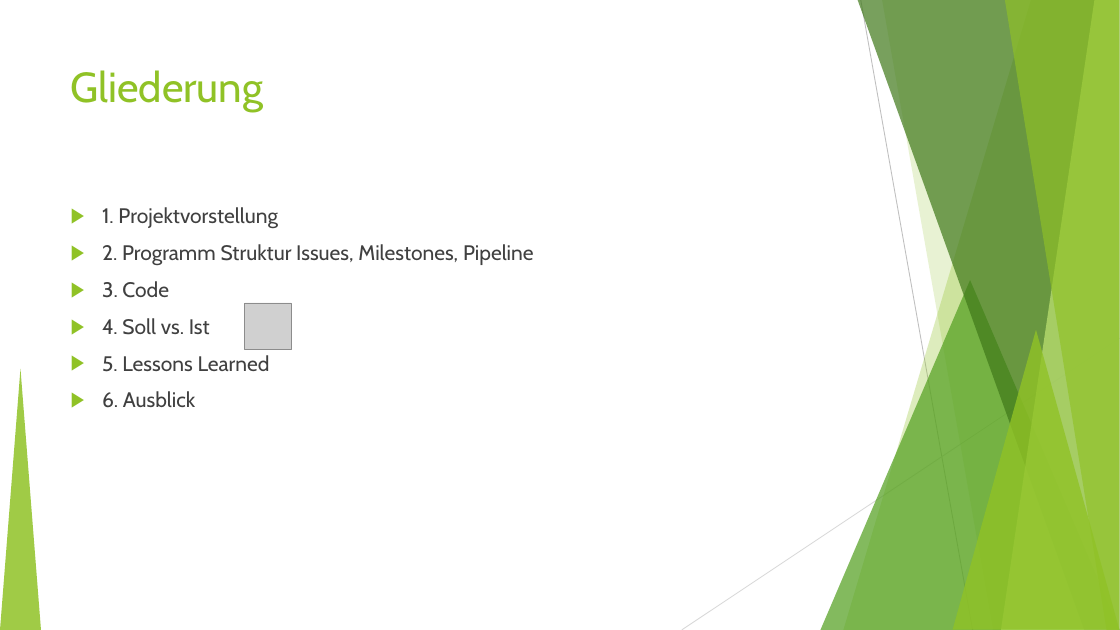
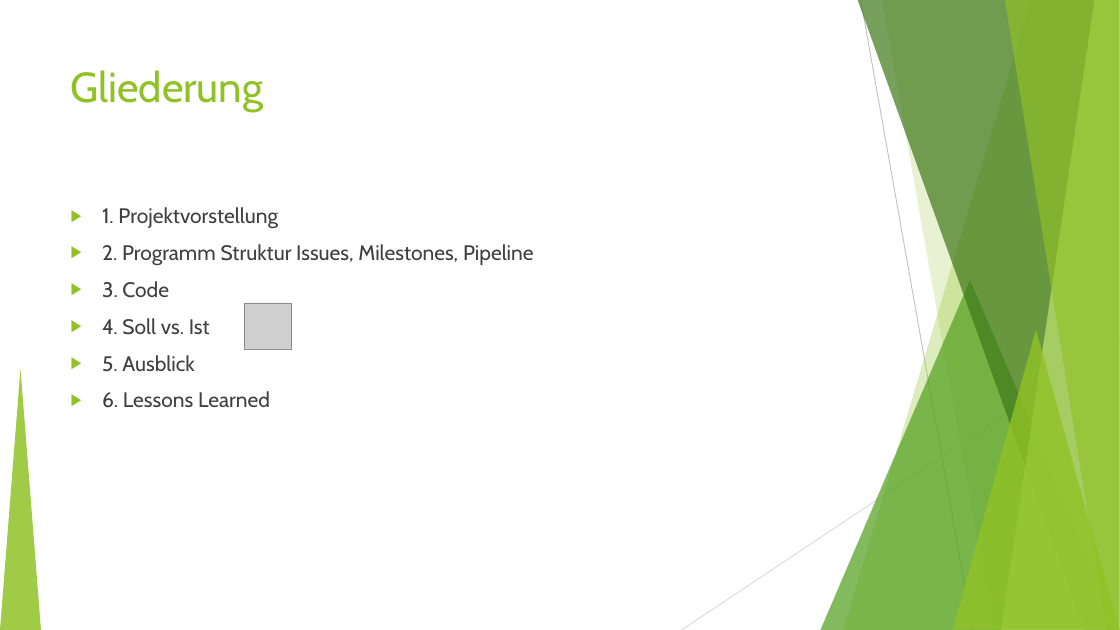
Before and after one commit to fh-erfurt/TravelBuddy-REST, a slide deck: slide 2 of doc/Präsentation/TravelBuddy_1.ppt. Drawn at 1120x630 pixels with LibreOffice and Linux fonts; fonts in the diff are those of the drawing; grey boxes stand for pictures. Boxes give left, top, right and bottom in pixels: in the first picture for what was removed or moved away, otherwise in the second. Text is boxed around its words. In the diff, an @@ line names an element or a change of style, - is before the commit and + after.

```diff
--- a/doc/Präsentation/TravelBuddy_1.ppt
+++ b/doc/Präsentation/TravelBuddy_1.ppt
@@ text at (102,355,270,408): text changed @@
-▶ 5. Lessons Learned
-▶ 6. Ausblick
+▶ 5. Ausblick
+▶ 6. Lessons Learned
```
Also in this commit, not shown: 4 other slides changed, 5 slides added, 1 slide removed.
